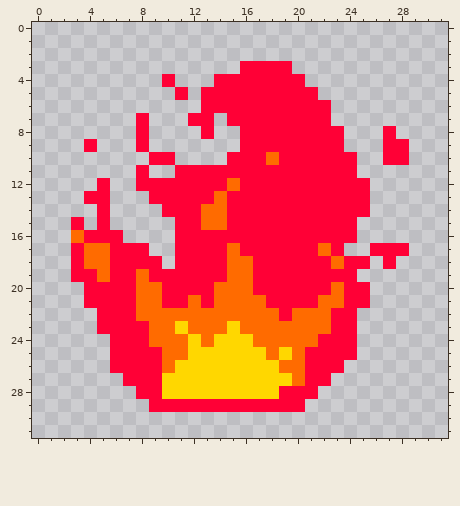
A pixel-art sprite gets an edit: ressources/incendie.png. Above is the file before it was changed.
The file is 32x32 pixels.
Once edited:
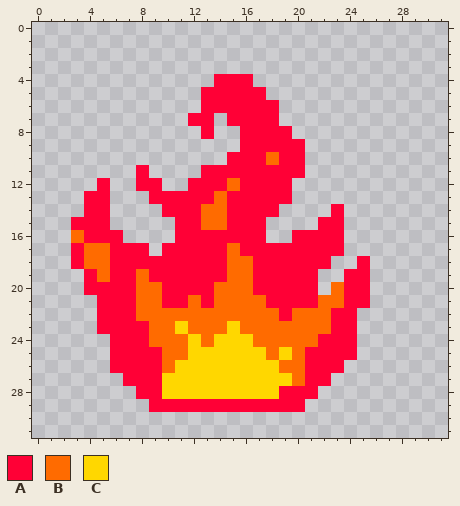
Palette (. is transparent): A #ff0036  B #ff6b00  C #ffd700
Changes in this commit:
Colour A now appears in rows 14 to 15 at x 4; in rows 17 to 18 at x 10; in row 19 at x 25.
The author changed colour B to colour A in row 17 at x 22.
The edit erases colour A in row 3 at x 16 to 19; in row 4 at x 10 and 17 to 20; in row 5 at x 11 and 18 to 21; in row 6 at x 19 to 22; in row 7 at x 8 and 19 to 22; in row 8 at x 8, 20 to 23 and 27.
The edit erases colour A in row 9 at x 4, 8, 21 to 23 and 27 to 28; in row 10 at x 9 to 10, 21 to 24 and 27 to 28; in row 11 at x 11 to 12 and 21 to 24; in row 12 at x 10 to 11 and 20 to 25; in row 13 at x 20 to 25; in row 14 at x 19 to 22 and 24 to 25.
The edit erases colour A in row 15 at x 18 to 21 and 24; in row 16 at x 18 to 19 and 24; in row 17 at x 26 to 28; in row 18 at x 24 and 27; in row 19 at x 3 and 22 to 23; in row 20 at x 22.
The edit erases colour A in row 21 at x 4.
The edit erases colour B in row 18 at x 23.
Boxes around the changes in both pictures, in picture pixels (x1, y1, x2, y2):
changed: (240, 61, 409, 295)
changed: (71, 74, 201, 308)
